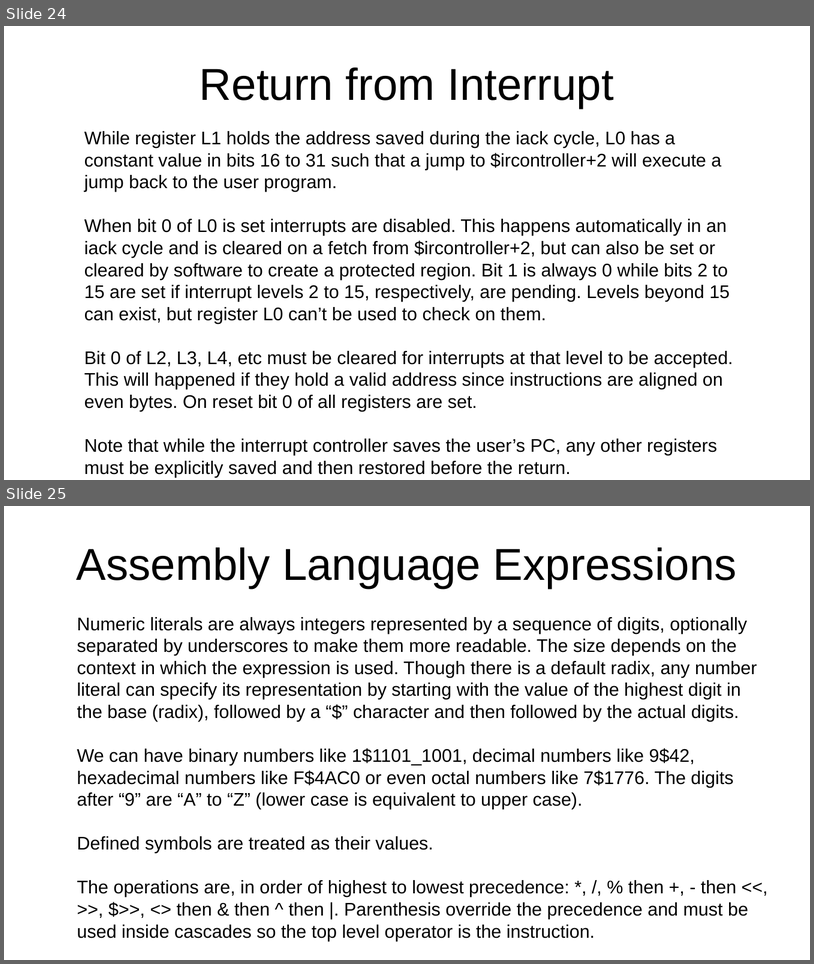
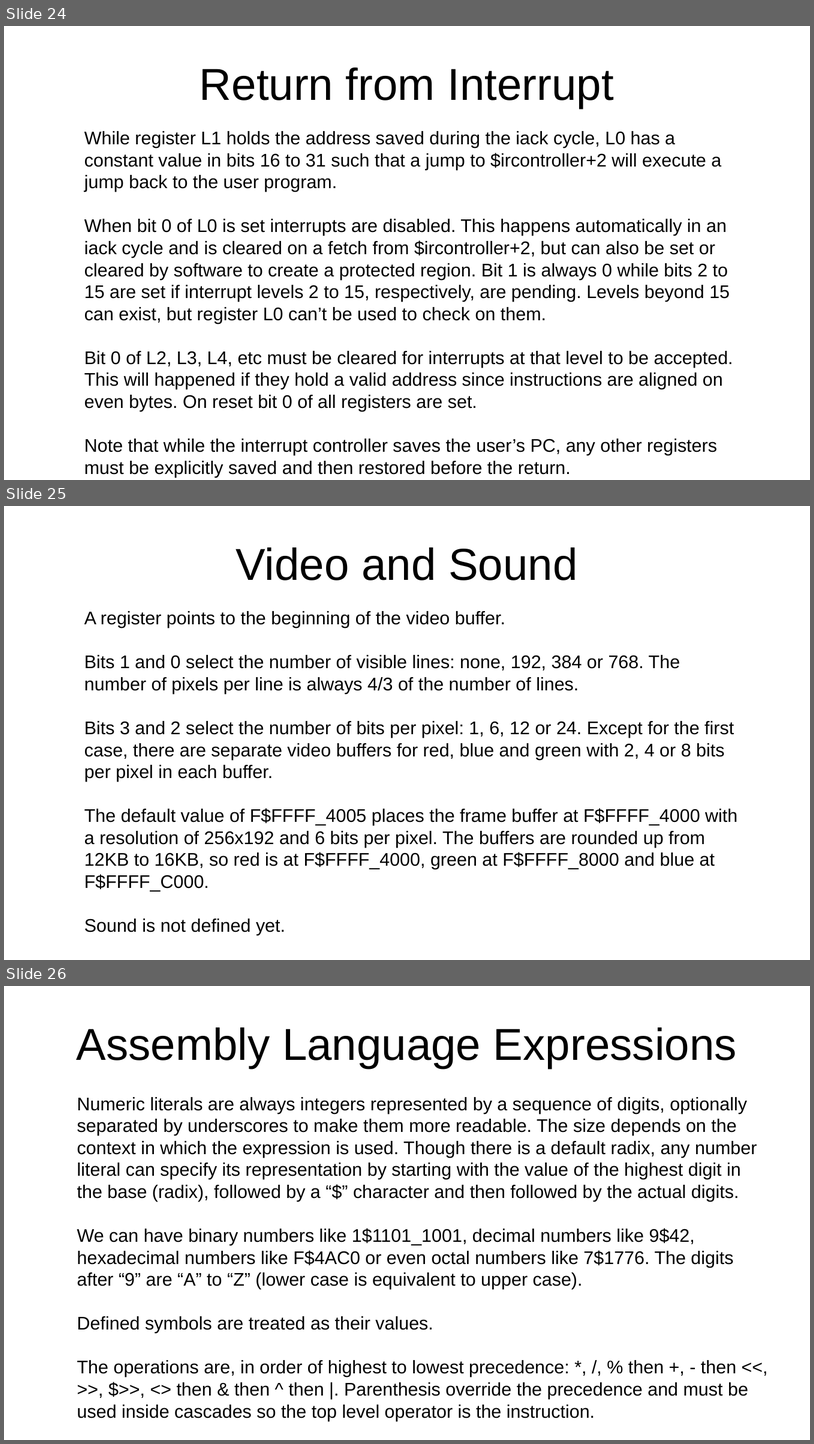
Before and after one commit to jeceljr/baby42, a slide deck: doc/baby42_slides.odp. Shown one above the other, each under a label of ours: slides 24 and 25 before the commit, slides 24, 25 and 26 after it. The pictures are 814x964 and 814x1444 pixels, drawn with LibreOffice and Linux fonts; fonts in the diff are those of the drawing. Boxes give left, top, right and bottom in pixels: in the first picture for what was removed or moved away, otherwise in the second. Text is boxed around its words. In the diff, an @@ line names an element or a change of style, - is before the commit and + after.

Commit message:
make video runtime configurable

```diff
--- a/doc/baby42_slides.odp
+++ b/doc/baby42_slides.odp
@@ slide 25 added at (x1=4, y1=506, x2=810, y2=960), background #FFFFFF @@
@@ title added at (x1=236, y1=547, x2=578, y2=580), 44 pt, text #000000 @@
+Video and Sound
@@ text added at (x1=84, y1=611, x2=738, y2=935), 18 pt, text #000000 @@
+A register points to the beginning of the video buffer.
+Bits 1 and 0 select the number of visible lines: none, 192, 384 or 768. The number of pixels per line is always 4/3 of the number of lines.
+Bits 3 and 2 select the number of bits per pixel: 1, 6, 12 or 24. Except for the first case, there are separate video buffers for red, blue and green with 2, 4 or 8 bits per pixel in each buffer.
+The default value of F$FFFF_4005 places the frame buffer at F$FFFF_4000 with a resolution of 256x192 and 6 bits per pixel. The buffers are rounded up from 12KB to 16KB, so red is at F$FFFF_4000, green at F$FFFF_8000 and blue at F$FFFF_C000.
+Sound is not defined yet.
@@ what was slide 25 is now slide 26 @@
```
Also in this commit, not shown: 1 slide changed, 1 slide removed, 1 other file.
